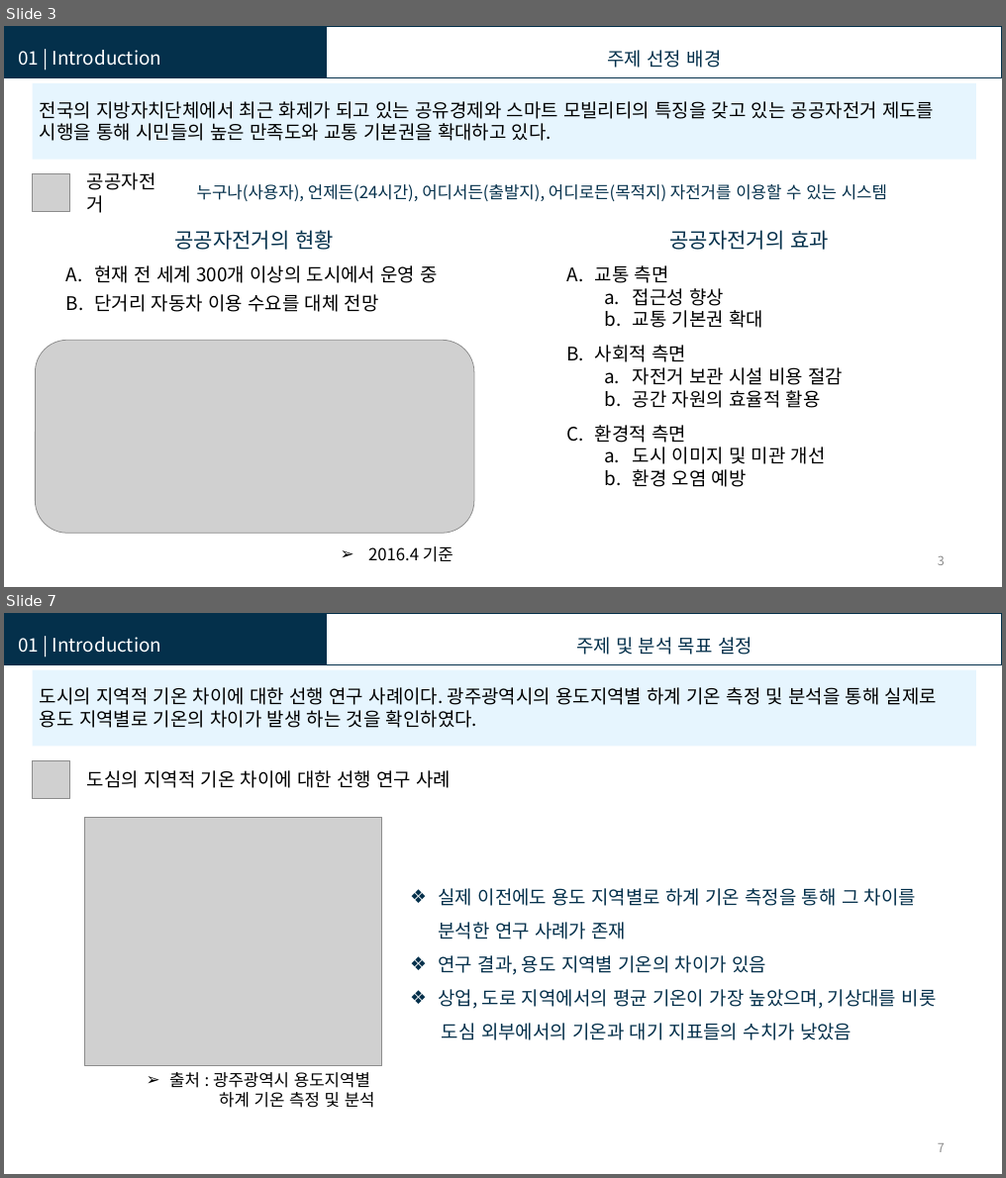
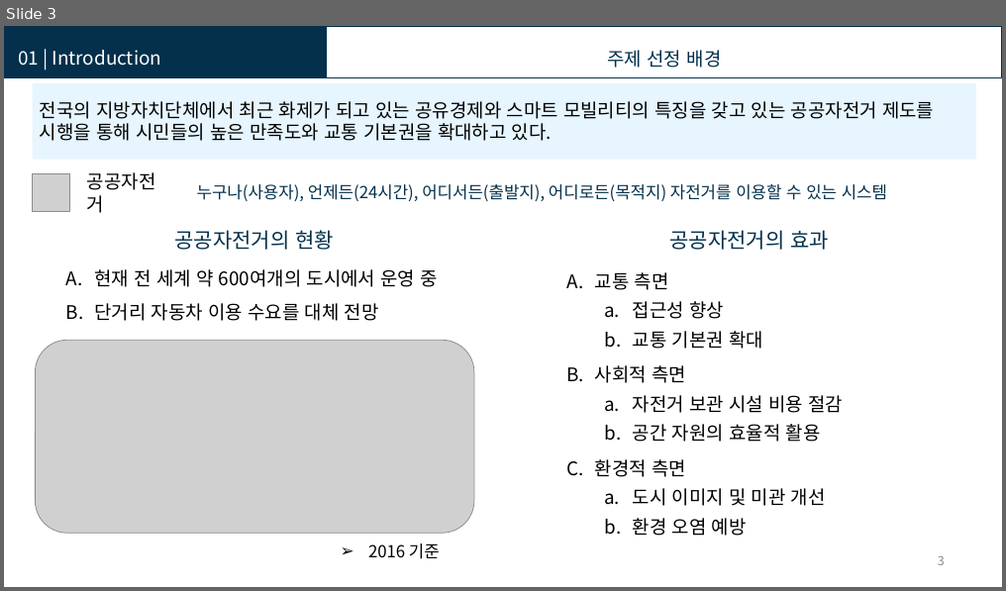
Before and after one commit to KISTI-hackathon-2017/Kangwon-Univ.-Team1, a slide deck: Presentation/U-Bike 타슈.pptx. Shown one above the other, each under a label of ours: slides 3 and 7 before the commit, slide 3 after it; the slides between them are not shown. The pictures are 1006x1178 and 1006x591 pixels, drawn with LibreOffice and Linux fonts; fonts in the diff are those of the drawing; grey boxes stand for pictures. Boxes give left, top, right and bottom in pixels: in the first picture for what was removed or moved away, otherwise in the second. Text is boxed around its words. In the diff, an @@ line names an element or a change of style, - is before the commit and + after.

```diff
--- a/Presentation/U-Bike 타슈.pptx
+++ b/Presentation/U-Bike 타슈.pptx
@@ slide 7 removed at box(4, 613, 1002, 1174), background #FFFFFF @@
@@ rectangle removed at box(4, 613, 326, 664) @@
@@ text removed at box(18, 637, 162, 653) @@
-01 | Introduction
@@ rectangle removed at box(326, 613, 1002, 664) @@
@@ text removed at box(576, 637, 752, 655) @@
-  주제 및 분석 목표 설정
@@ rectangle removed at box(33, 669, 976, 747) @@
@@ text removed at box(40, 687, 937, 728) @@
-도시의 지역적 기온 차이에 대한 선행 연구 사례이다. 광주광역시의 용도지역별 하계 기온 측정 및 분석을 통해 실제로 용도 지역별로 기온의 차이가 발생 하는 것을 확인하였다.
@@ picture removed at box(33, 761, 70, 799) @@
@@ text removed at box(87, 770, 451, 788) @@
-도심의 지역적 기온 차이에 대한 선행 연구 사례
@@ picture removed at box(85, 817, 382, 1066) @@
@@ text removed at box(439, 888, 937, 1041) @@
-❖ 실제 이전에도 용도 지역별로 하계 기온 측정을 통해 그 차이를 분석한 연구 사례가 존재
-❖ 연구 결과, 용도 지역별 기온의 차이가 있음
-❖ 상업, 도로 지역에서의 평균 기온이 가장 높았으며, 기상대를 비롯
-도심 외부에서의 기온과 대기 지표들의 수치가 낮았음
@@ text removed at box(169, 1072, 375, 1108) @@
-➢ 출처 : 광주광역시 용도지역별
-하계 기온 측정 및 분석
@@ page number removed at box(938, 1144, 944, 1153) @@
-7
@@ slide 3 changed as well @@
@@ text at box(94, 270, 438, 287): text changed @@
-A. 현재 전 세계 300개 이상의 도시에서 운영 중
+A. 현재 전 세계 약 600여개의 도시에서 운영 중
@@ text at box(94, 303, 379, 321): line spacing 1.3 to 1.5 @@
@@ text "사회적 측면": place and size @@
-text "사회적 측면" at box(595, 345, 843, 408)
+text "사회적 측면" at box(595, 366, 843, 442)
@@ line spacing 1 to 1.3 in 3 elements at box(595, 273, 763, 349), box(595, 366, 843, 442), box(595, 460, 826, 536) @@
@@ text "환경적 측면": place and size @@
-text "환경적 측면" at box(595, 425, 826, 487)
+text "환경적 측면" at box(595, 460, 826, 536)
@@ text at box(368, 544, 440, 560): text changed @@
-➢ 2016.4 기준
+➢ 2016 기준
```
Also in this commit, not shown: 6 other slides changed, 13 slides added, 1 other slide removed.
